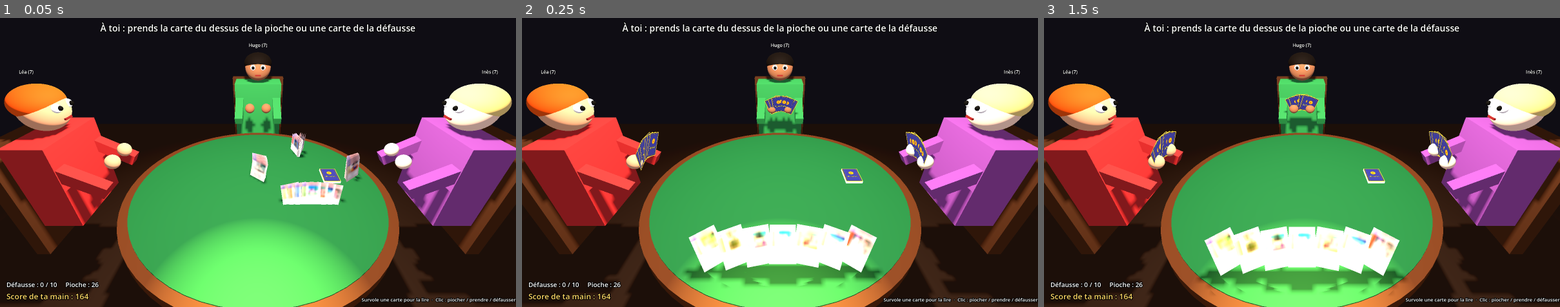
Above: before the commit, frames 1-3 (left to right).
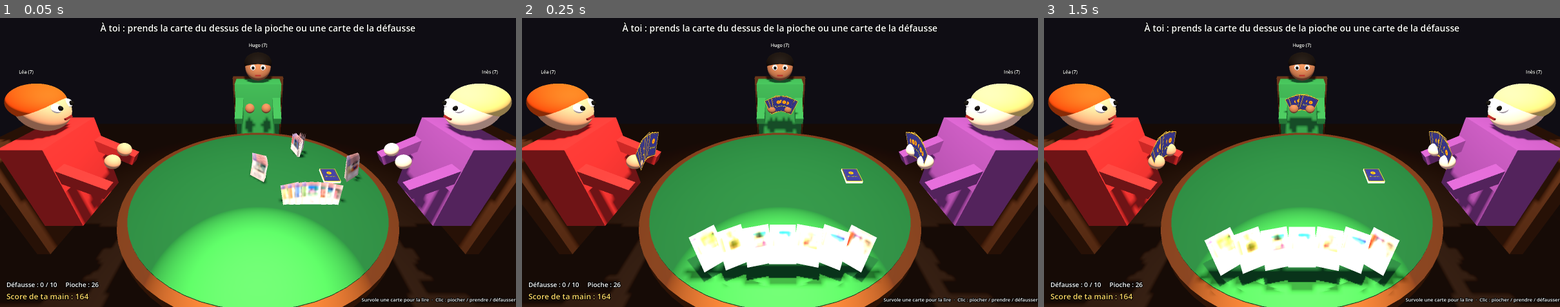
Above: after the commit, the same moments.

Repository: prenouil/DragonballRealms
Game: Godot game, scene res://scenes/main.tscn
Two runs of this game, one before a commit and one after it. Both use one fixed random seed, a clock stepped at 60 frames per second and the inputs below.
Inputs (mouse positions are in pixels of both pictures, inside the frame that each line leads up to):
- Up to frame 1 (0.05 s): no input
- Up to frame 2 (0.25 s): no input
- Up to frame 3 (1.5 s): move the mouse to (1415, 148) at 0.52 s; click (1415, 148) at 0.67 s; tap Enter at 1.25 s; drag from (1198, 176) to (1276, 220) at 1.27 s

The runs differ from the first frame. In frame 1, 7.2% of the frame differs, in the area x 1-100%, y 16-100%; in frame 2, 6.4%; in frame 3, 6.7%.

Commit message:
Lumière de tour au-dessus du joueur qui joue, qui le suit avec retard (comme Nervous)
Co-Authored-By: Claude Opus 5.5 <noreply@anthropic.com>

Diff:
--- a/scripts/main.gd
+++ b/scripts/main.gd
@@ -27,7 +27,10 @@
 const SHIRT_COLORS := [Color(0.2, 0.3, 0.6), Color(0.7, 0.2, 0.2), Color(0.2, 0.55, 0.3), Color(0.55, 0.3, 0.6)]
 const SKIN_COLORS := [Color(0.95, 0.8, 0.68), Color(0.85, 0.65, 0.5), Color(0.6, 0.42, 0.3), Color(0.98, 0.85, 0.75)]
 const HAIR_COLORS := [Color.BLACK, Color(0.85, 0.35, 0.1), Color(0.08, 0.06, 0.05), Color(0.9, 0.82, 0.5)]
-const HIGHLIGHT := Color(1.0, 0.95, 0.5)
+const LIGHT_FOLLOW_SPEED := 2.2  # plus c'est bas, plus la lumière de tour est en retard
+const LIGHT_ENERGY_BOT := 5.0    # lumière de tour sur un ordinateur...
+const LIGHT_ENERGY_HUMAN := 1.6  # ...et sur toi (plus douce : tes cartes sont dessous)
+const HIGHLIGHT :=Color(1.0, 0.95, 0.5)
 
 static var autostart_seed := -1   # tests : graine fixe
 static var bot_delay_override := -1.0
@@ -43,6 +46,11 @@
 var name_labels: Array[Label3D] = []
 var turn_light: SpotLight3D
 var deck_stack: MeshInstance3D
+var _light_pos := Vector3(0, 1.3, 0)
+var _light_goal := Vector3(0, 1.3, 0)
+var _light_aim := Vector3(0, 0, 0.3)  # jamais à la verticale de la lumière (orientation indéfinie)
+var _light_aim_goal := Vector3(0, 0, 0.3)
+var _light_energy_goal := 5.0
 
 var _hovered := -1
 var _selected: Array = []          # cartes choisies (BAB#25)
@@ -136,7 +144,7 @@
 	env.background_color = Color(0.06, 0.05, 0.08)
 	env.ambient_light_source = Environment.AMBIENT_SOURCE_COLOR
 	env.ambient_light_color = Color(0.75, 0.7, 0.75)
-	env.ambient_light_energy = 0.55
+	env.ambient_light_energy = 0.4
 	env.tonemap_mode = Environment.TONE_MAPPER_FILMIC
 	var world_env := WorldEnvironment.new()
 	world_env.environment = env
@@ -145,17 +153,49 @@
 	var lamp := OmniLight3D.new()
 	lamp.position = Vector3(0, 1.6, 0.2)
 	lamp.omni_range = 4.0
-	lamp.light_energy = 1.3
+	lamp.light_energy = 1.1
 	lamp.light_color = Color(1.0, 0.92, 0.8)
 	lamp.shadow_enabled = true
 	add_child(lamp)
 
+	# Lumière au-dessus du joueur qui joue (comme dans Nervous) : elle suit le joueur actif avec un peu de retard.
 	turn_light = SpotLight3D.new()
-	turn_light.spot_range = 3.0
-	turn_light.spot_angle = 16.0
-	turn_light.light_energy = 3.0
+	turn_light.spot_range = 2.5
+	turn_light.spot_angle = 18.0
+	turn_light.spot_attenuation = 0.6
+	turn_light.light_energy = 5.0
 	turn_light.light_color = Color(1.0, 0.95, 0.6)
+	turn_light.shadow_enabled = true
+	turn_light.visible = false
 	add_child(turn_light)
+
+
+# Vise le joueur actif : un ordinateur est éclairé avec ses cartes, toi ce sont tes cartes sur la table.
+func _aim_turn_light(p: int) -> void:
+	var playing := game.phase != "over" and game.phase != "end"
+	if not playing:
+		turn_light.visible = false
+		return
+	var seat := seats[p]
+	_light_goal = seat.position * 0.7 + Vector3(0, 1.4, 0)
+	_light_aim_goal = seat.to_global(Vector3(0, 0, -0.35) if p == HUMAN else Vector3(0, 0.2, 0.0))
+	_light_energy_goal = LIGHT_ENERGY_HUMAN if p == HUMAN else LIGHT_ENERGY_BOT  # tes cartes restent lisibles
+	if not turn_light.visible:  # premier allumage : directement en place
+		_light_pos = _light_goal
+		_light_aim = _light_aim_goal
+		turn_light.light_energy = _light_energy_goal
+		turn_light.visible = true
+
+
+func _process(delta: float) -> void:
+	if not turn_light.visible:
+		return
+	# La lumière traîne derrière le joueur actif et le rattrape.
+	var t := minf(1.0, delta * LIGHT_FOLLOW_SPEED)
+	_light_pos = _light_pos.lerp(_light_goal, t)
+	_light_aim = _light_aim.lerp(_light_aim_goal, t)
+	turn_light.light_energy = lerpf(turn_light.light_energy, _light_energy_goal, t)
+	turn_light.look_at_from_position(_light_pos, _light_aim)
 
 
 func _build_table() -> void:
@@ -592,10 +632,7 @@
 		var label := name_labels[p]
 		label.text = "%s (%d)" % [game.names[p], game.hands[p].size()]
 		label.modulate = HIGHLIGHT if p == game.current and game.phase != "over" else Color.WHITE
-	var a := _seat_angle(game.current)
-	var seat_pos := Vector3(sin(a), 0, cos(a)) * (SEAT_RADIUS * 0.75)
-	turn_light.visible = game.phase != "over" and game.phase != "end"
-	turn_light.look_at_from_position(seat_pos + Vector3(0, 1.6, 0) + seat_pos * 0.2, seat_pos, Vector3.FORWARD)
+	_aim_turn_light(game.current)
 	var my_turn := game.current == HUMAN
 	match game.phase:
 		"draw":
